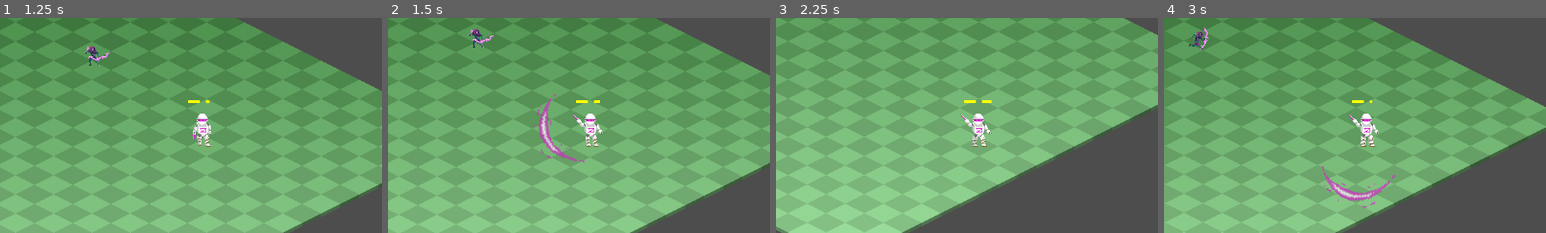
Above: before the commit, frames 1-4 (left to right).
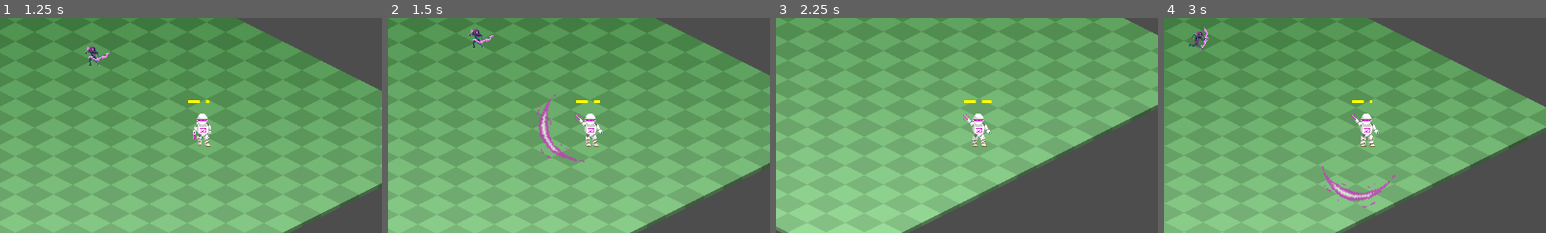
Above: after the commit, the same moments.

Repository: NoeRoberties/Odomat
Game: Godot game, scene res://Scenes/Maps/World.tscn
Two runs of this game, one before a commit and one after it. Both use one fixed random seed, a clock stepped at 60 frames per second and the inputs below.
Inputs (mouse positions are % of the whole screen's width and height, from its top left):
- Up to frame 1 (1.25 s): tap Enter at 0.5 s; move the mouse to (72, 45) at 0.52 s; hold D (move_right) from 0.53 s (still down); hold Shift (dash) from 0.53 s (still down); click (72, 45) at 0.67 s
- Up to frame 2 (1.5 s): move the mouse to (30, 55) at 1.27 s; release D (move_right) at 1.28 s; release Shift (dash) at 1.28 s; hold S (move_down) from 1.28 s (still down); tap Space (interact_npc) at 1.35 s; click (30, 55) at 1.42 s
- Up to frame 3 (2.25 s): move the mouse to (60, 28) at 2.02 s; release S (move_down) at 2.03 s; press the mouse at (60, 28) at 2.03 s; hold D (move_right) from 2.03 s (still down)
- Up to frame 4 (3 s): move the mouse to (45, 70) at 2.77 s; release D (move_right) at 2.78 s; release the mouse at (45, 70) at 2.78 s; hold W (move_up) from 2.78 s (still down); tap Shift (dash) at 2.85 s; click (45, 70) at 2.92 s
The pictures show only the part of the screen within x 23-73%, y 24-74%; the shares and areas given below are measured in that part.

Frame 1 is identical in both runs. In frame 2, less than 0.1% of the frame differs, in the area x 48-52%, y 44-51%; in frame 3, less than 0.1%; in frame 4, less than 0.1%.

Commit message:
[FIX] : fixed swoosh position when attacking with controller

Diff:
--- a/godot-project/odomat/Scripts/Player/Modules/RightArmModule/right_arm_sword.gd
+++ b/godot-project/odomat/Scripts/Player/Modules/RightArmModule/right_arm_sword.gd
@@ -8,14 +8,25 @@
 
 var _cooldown_remaining = 0.0
 var _attacking = false
-var _last_move_dir: Vector2
+var _last_move_dir: Vector2 = Vector2.DOWN
+var _last_device_is_gamepad := false
+
 
 func _ready() -> void:
 	_sprite = $AnimatedSprite2D
 	_sprite.animation = "walk_left"
 
+
 func _process(delta: float) -> void:
 	_cooldown_remaining = maxf(_cooldown_remaining - delta, 0.0)
+
+
+func _input(event: InputEvent) -> void:
+	if event is InputEventJoypadButton or event is InputEventJoypadMotion:
+		_last_device_is_gamepad = true
+	elif event is InputEventMouseMotion or event is InputEventMouseButton:
+		_last_device_is_gamepad = false
+
 
 func _unhandled_input(event: InputEvent) -> void:
 	if event.is_action_pressed("sword_attack") and _cooldown_remaining <= 0.0:
@@ -38,15 +49,25 @@
 	_spawn_swoosh(player)
 
 
+func _get_attack_direction(player: CharacterBody2D) -> Vector2:
+	if _last_device_is_gamepad:
+		if _last_move_dir != Vector2.ZERO:
+			return _last_move_dir.normalized()
+		return Vector2.DOWN
+
+	var mouse_pos = player.get_global_mouse_position()
+	return (mouse_pos - self.global_position).normalized()
+
+
 func _spawn_swoosh(player: CharacterBody2D) -> void:
 	var swoosh := SWOOSH_SCENE.instantiate()
-	var mouse_pos = player.get_global_mouse_position()
-	var direction = (self.global_position - mouse_pos).normalized()
+	var direction := _get_attack_direction(player)
 
-	swoosh.global_position = self.global_position - direction * SWOOSH_RANGE
-	swoosh.rotation = direction.angle()
+	swoosh.global_position = self.global_position + direction * SWOOSH_RANGE
+	swoosh.rotation = direction.angle() + PI
 	player.get_parent().add_child(swoosh)
 	swoosh.trigger_hit(ATTACK_DAMAGE, player.global_position)
+
 
 func update_animation(move_dir: Vector2) -> void:
 	if _attacking:
@@ -64,9 +85,11 @@
 		return
 	if move_dir.y > 0.0:
 		_sprite.play()
+		_last_move_dir = move_dir
 		return
 	if move_dir.y < 0.0:
 		_sprite.play()
+		_last_move_dir = move_dir
 		return
 
 
